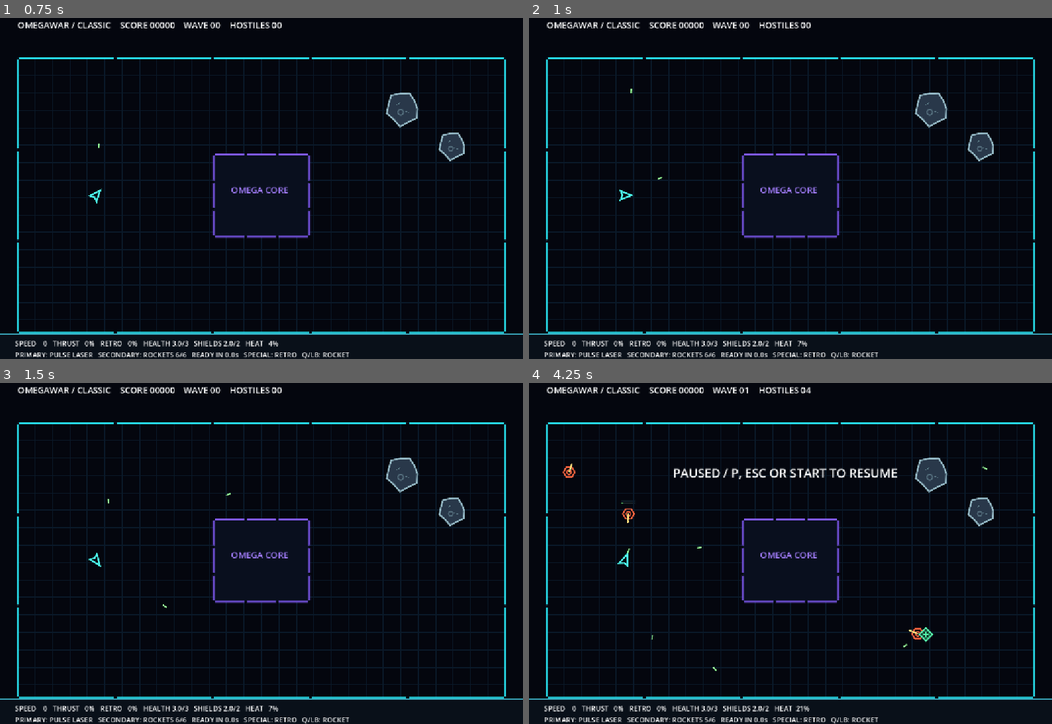
Above: before the commit, frames 1-4 (two rows, left to right).
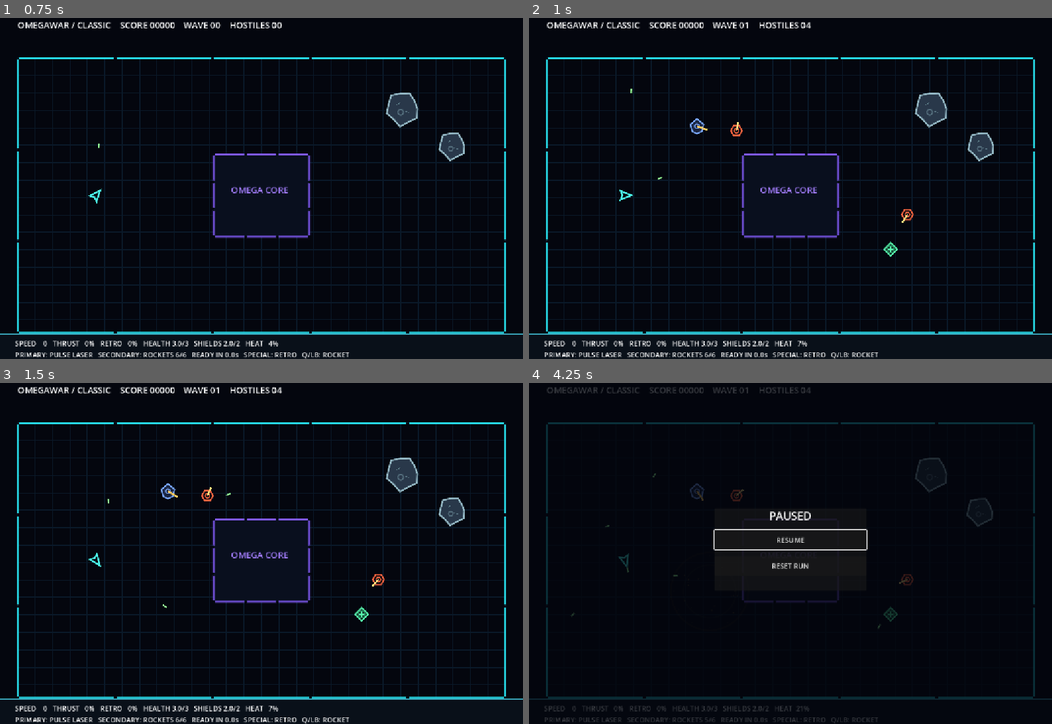
Above: after the commit, the same moments.

Repository: Jonty303/Project-OmegaWar
Game: Godot game, scene res://scenes/main.tscn
Same seed, same stepped clock (60 frames per second), same inputs: the game is played once before the commit and once after it.
Inputs (mouse positions are in pixels of both pictures, inside the frame that each line leads up to):
- Up to frame 1 (0.75 s): tap Enter (restart, bound only before the commit) at 0.5 s; move the mouse to (376, 168) at 0.52 s; hold D (turn_right) from 0.53 s (still down); hold Space (fire) from 0.53 s (still down); click (376, 168) at 0.67 s
- Up to frame 2 (1 s): keep holding D (turn_right); keep holding Space (fire)
- Up to frame 3 (1.5 s): release D (turn_right) at 1.25 s; release Space (fire) at 1.25 s; drag from (156, 567) to (235, 618) at 1.27 s
- Up to frame 4 (4.25 s): tap Enter (restart, bound only before the commit) at 2 s; move the mouse to (842, 471) at 2.02 s; hold D (turn_right) 2.03-2.75 s; hold Space (fire) 2.03-2.75 s; tap Q (fire_secondary) at 2.1 s; click (842, 471) at 2.17 s; drag from (764, 618) to (633, 498) at 2.77 s; move the mouse to (947, 601) at 3.52 s; hold A (turn_left) from 3.53 s (still down); hold Space (fire) from 3.53 s (still down); click (947, 601) at 3.67 s; tap P (pause_game) at 4.15 s

Frame 1 is identical in both runs. In frame 2, 0.3% of the frame differs, in the area x 30-74%, y 1-71%; in frame 3, 0.3%; in frame 4, 6.7%, in the area x 0-100%, y 1-100%.
Error after the commit: Parse Error: Identifier "is_homing" not declared in the current scope. (res://scripts/homing_missile.gd:16)

Commit message:
Add standoff missile drones, contact-detonating homing missiles and accessible pause reset menu

Diff:
--- a/scripts/game.gd
+++ b/scripts/game.gd
@@ -3,6 +3,8 @@
 const Arena = preload("res://scripts/arena.gd")
 const Ship = preload("res://scripts/ship.gd")
 const Enemy = preload("res://scripts/enemy.gd")
+const LongRangeDrone = preload("res://scripts/long_range_drone.gd")
+const HomingMissile = preload("res://scripts/homing_missile.gd")
 const RepairBot = preload("res://scripts/repair_bot.gd")
 const StatusBars = preload("res://scripts/status_bars.gd")
 const Projectile = preload("res://scripts/projectile.gd")
@@ -15,6 +17,7 @@
 var enemies: Array[Node2D] = []
 var shots: Array[Node2D] = []
 var rockets: Array[Node2D] = []
+var homing_missiles: Array[Node2D] = []
 var effects: Array[Node2D] = []
 var score := 0
 var wave := 0
@@ -28,6 +31,10 @@
 var hud := Label.new()
 var banner := Label.new()
 var status_hud := Label.new()
+var pause_menu_layer := CanvasLayer.new()
+var pause_menu_title := Label.new()
+var pause_resume_button := Button.new()
+var pause_reset_button := Button.new()
 
 func _ready() -> void:
 	bind_key("turn_left", [KEY_A, KEY_LEFT])
@@ -38,7 +45,7 @@
 	bind_key("fire_secondary", [KEY_Q])
 	bind_key("fire", [KEY_SPACE])
 	bind_key("pause_game", [KEY_P, KEY_ESCAPE])
-	bind_key("restart", [KEY_ENTER])
+	# Reset is intentionally available only as a button in the pause menu.
 	bind_pad_button("turn_left", [JOY_BUTTON_DPAD_LEFT])
 	bind_pad_button("turn_right", [JOY_BUTTON_DPAD_RIGHT])
 	bind_pad_button("thrust", [JOY_BUTTON_A, JOY_BUTTON_DPAD_UP])
@@ -47,7 +54,7 @@
 	bind_pad_button("fire_secondary", [JOY_BUTTON_LEFT_SHOULDER])
 	bind_pad_button("fire", [JOY_BUTTON_X, JOY_BUTTON_RIGHT_SHOULDER])
 	bind_pad_button("pause_game", [JOY_BUTTON_START])
-	bind_pad_button("restart", [JOY_BUTTON_Y])
+	# Do not bind Y to global reset; accidental mid-run resets are disabled.
 	bind_pad_axis("turn_left", JOY_AXIS_LEFT_X, -1.0)
 	bind_pad_axis("turn_right", JOY_AXIS_LEFT_X, 1.0)
 	bind_pad_axis("turn_left", JOY_AXIS_RIGHT_X, -1.0)
@@ -67,7 +74,62 @@
 	status_hud.position = Vector2(34, 752)
 	status_hud.add_theme_font_size_override("font_size", 16)
 	add_child(status_hud)
+	setup_pause_menu()
 	reset()
+
+func setup_pause_menu() -> void:
+	pause_menu_layer.layer = 10
+	add_child(pause_menu_layer)
+	var backdrop := ColorRect.new()
+	backdrop.color = Color(0.01, 0.02, 0.05, 0.79)
+	backdrop.set_anchors_and_offsets_preset(Control.PRESET_FULL_RECT)
+	backdrop.mouse_filter = Control.MOUSE_FILTER_STOP
+	pause_menu_layer.add_child(backdrop)
+
+	var centre := CenterContainer.new()
+	centre.set_anchors_and_offsets_preset(Control.PRESET_FULL_RECT)
+	backdrop.add_child(centre)
+	var panel := PanelContainer.new()
+	panel.custom_minimum_size = Vector2(350, 190)
+	centre.add_child(panel)
+	var stack := VBoxContainer.new()
+	stack.add_theme_constant_override("separation", 15)
+	panel.add_child(stack)
+	pause_menu_title.text = "PAUSED"
+	pause_menu_title.horizontal_alignment = HORIZONTAL_ALIGNMENT_CENTER
+	pause_menu_title.add_theme_font_size_override("font_size", 25)
+	stack.add_child(pause_menu_title)
+	pause_resume_button.text = "RESUME"
+	pause_resume_button.custom_minimum_size = Vector2(300, 45)
+	pause_resume_button.focus_mode = Control.FOCUS_ALL
+	pause_resume_button.pressed.connect(resume_from_menu)
+	stack.add_child(pause_resume_button)
+	pause_reset_button.text = "RESET RUN"
+	pause_reset_button.custom_minimum_size = Vector2(300, 45)
+	pause_reset_button.focus_mode = Control.FOCUS_ALL
+	pause_reset_button.pressed.connect(reset_from_menu)
+	stack.add_child(pause_reset_button)
+	pause_menu_layer.visible = false
+
+func set_paused(value: bool) -> void:
+	paused = value
+	pause_menu_layer.visible = value
+	if value:
+		pause_menu_title.text = "SHIP LOST" if game_over else "PAUSED"
+		pause_resume_button.disabled = game_over
+		if game_over:
+			pause_reset_button.grab_focus()
+		else:
+			pause_resume_button.grab_focus()
+	update_hud()
+
+func resume_from_menu() -> void:
+	if paused and not game_over:
+		set_paused(false)
+
+func reset_from_menu() -> void:
+	if paused:
+		reset()
 
 func bind_key(action: String, keys: Array) -> void:
 	if InputMap.has_action(action):
@@ -92,11 +154,12 @@
 	InputMap.action_add_event(action, event)
 
 func reset() -> void:
-	for entity in enemies + shots + rockets + effects:
+	for entity in enemies + shots + rockets + homing_missiles + effects:
 		entity.free()
 	enemies.clear()
 	shots.clear()
 	rockets.clear()
+	homing_missiles.clear()
 	effects.clear()
 	arena.reset_flashes()
 	arena.reset_asteroids()
@@ -113,17 +176,17 @@
 	game_over = false
 	dying = false
 	death_timer = 0.0
+	pause_menu_layer.visible = false
 	update_hud()
 
 func _unhandled_input(event: InputEvent) -> void:
 	if event is InputEventKey and event.is_echo():
 		return
-	if event.is_action_pressed("restart"):
-		reset()
-		get_viewport().set_input_as_handled()
-	elif event.is_action_pressed("pause_game") and not game_over:
-		paused = not paused
-		update_hud()
+	if event.is_action_pressed("pause_game"):
+		# The pause overlay owns Reset. After death it remains open until
+		# the user explicitly chooses Reset Run.
+		if not game_over or not paused:
+			set_paused(not paused)
 		get_viewport().set_input_as_handled()
 
 func _physics_process(delta: float) -> void:
@@ -139,6 +202,7 @@
 		if death_timer <= 0.0:
 			dying = false
 			game_over = true
+			set_paused(true)
 		update_hud()
 		return
 	ship.step(delta, arena)
@@ -153,13 +217,16 @@
 			enemy.step_support(delta, enemies, arena)
 		else:
 			enemy.step(delta, ship.position, arena)
-			# Only Local Drones have weapons. Their turret must be lined up.
 			if enemy.ready_to_fire(ship.position, arena):
-				spawn_shot(enemy.muzzle_position(), enemy.turret_direction() * 225.0, true)
+				if enemy.is_missile_drone:
+					launch_enemy_homing_missile(enemy)
+				else:
+					spawn_shot(enemy.muzzle_position(), enemy.turret_direction() * 225.0, true)
 				enemy.fired()
 	resolve_collisions()
 	step_shots(delta)
 	step_rockets(delta)
+	step_homing_missiles(delta)
 	# Weapon knockback and ramming can add impulses after ship.step.
 	ship.enforce_speed_limit()
 	if enemies.is_empty():
@@ -200,7 +267,7 @@
 		var correction := normal * ((minimum - distance) * 0.5 + 0.1)
 		if not arena.blocked(ship.position + correction, Ship.COLLISION_RADIUS):
 			ship.position += correction
-		if not arena.blocked(enemy.position - correction, Enemy.COLLISION_RADIUS):
+		if not arena.blocked(enemy.position - correction, enemy.COLLISION_RADIUS):
 			enemy.position -= correction
 		var closing_speed := maxf(0.0, -(ship.velocity - enemy.velocity).dot(normal))
 		if closing_speed <= 0.0:
@@ -232,10 +299,10 @@
 
 func defeat_enemy(index: int) -> void:
 	var enemy = enemies[index]
-	var tint := Color(0.25, 1.0, 0.55) if enemy.is_repair_bot else Color(1.0, 0.5, 0.25)
+	var tint := Color(0.25, 1.0, 0.55) if enemy.is_repair_bot else (Color(0.48, 0.66, 1.0) if enemy.is_missile_drone else Color(1.0, 0.5, 0.25))
 	spawn_debris(enemy.position, tint, 1.4, 16, 0.62)
 	arena.apply_blast(enemy.position, 320.0, 100.0)
-	score += 200 if enemy.is_repair_bot else 100
+	score += 200 if enemy.is_repair_bot else (150 if enemy.is_missile_drone else 100)
 	enemies.remove_at(index)
 	enemy.queue_free()
 
@@ -271,7 +338,7 @@
 							enemy.velocity += shot.velocity.normalized() * 30.0
 							var destroyed: bool = enemy.take_damage(shot.damage)
 							notify_drones_of_hit(enemy, shot.velocity)
-							var tint := Color(0.25, 1.0, 0.55) if enemy.is_repair_bot else Color(1.0, 0.5, 0.25)
+							var tint := Color(0.25, 1.0, 0.55) if enemy.is_repair_bot else (Color(0.48, 0.66, 1.0) if enemy.is_missile_drone else Color(1.0, 0.5, 0.25))
 							spawn_debris(shot.position, tint, 0.8)
 							hit_target = true
 							if destroyed:
@@ -284,6 +351,55 @@
 			shot.queue_free()
 		elif shot.lifetime <= 0.0 or shot.bounces_left <= 0 or shot.distance_travelled >= shot.max_range:
 			shot.begin_disintegrate()
+
+func launch_enemy_homing_missile(enemy: Node2D) -> void:
+	var origin: Vector2 = enemy.muzzle_position()
+	if arena.blocked(origin, HomingMissile.RADIUS):
+		return
+	var missile := HomingMissile.new()
+	missile.position = origin
+	missile.velocity = enemy.turret_direction() * HomingMissile.SPEED
+	missile.sync_visual_heading()
+	homing_missiles.append(missile)
+	add_child(missile)
+
+func step_homing_missiles(delta: float) -> void:
+	for index in range(homing_missiles.size() - 1, -1, -1):
+		var missile = homing_missiles[index]
+		missile.lifetime -= delta
+		missile.trail_time += delta
+		var detonate: bool = missile.lifetime <= 0.0 or missile.distance_travelled >= missile.max_range
+		if not detonate:
+			if ship.visible:
+				missile.steer(delta, ship.position)
+			var substeps: int = maxi(1, int(ceil(missile.velocity.length() * delta / 3.0)))
+			for substep in range(substeps):
+				var next: Vector2 = missile.position + missile.velocity * (delta / float(substeps))
+				# Missiles NEVER bounce: both the core and exterior walls
+				# count as barriers that trigger an immediate explosion.
+				if arena.blocked_static(next, missile.hit_radius) or arena.asteroid_at(next, missile.hit_radius) != null:
+					detonate = true
+					break
+				missile.distance_travelled += missile.position.distance_to(next)
+				missile.position = next
+				if missile.distance_travelled >= missile.max_range:
+					detonate = true
+					break
+				if ship.visible and missile.position.distance_to(ship.position) <= Ship.COLLISION_RADIUS + missile.hit_radius:
+					detonate = true
+					break
+				for enemy in enemies:
+					if missile.position.distance_to(enemy.position) <= enemy.COLLISION_RADIUS + missile.hit_radius:
+						detonate = true
+						break
+				if detonate:
+					break
+		if detonate:
+			detonate_rocket(missile)
+			homing_missiles.remove_at(index)
+			missile.queue_free()
+		else:
+			missile.queue_redraw()
 
 func fire_player_rocket() -> void:
 	var direction: Vector2 = Vector2.UP.rotated(ship.rotation)
@@ -438,14 +554,21 @@
 	wave += 1
 	waiting_for_wave = false
 	wave_delay = 0.0
-	# Small mixed wave: two to four sentries supported by one Repair Bot.
-	for i in range(randi_range(2, 4)):
+	# Early mixed waves: two to three sentries, one long-range missile
+	# variant and one support bot. Preserve the original 3-5 hostiles.
+	for i in range(randi_range(2, 3)):
 		var enemy := Enemy.new()
 		enemy.position = safe_position()
 		enemy.fire_timer = randf_range(1.5, 3.0)
 		enemy.turret_angle = randf_range(-PI, PI)
 		enemies.append(enemy)
 		add_child(enemy)
+
+	var standoff := LongRangeDrone.new()
+	standoff.position = safe_position(LongRangeDrone.COLLISION_RADIUS)
+	standoff.turret_angle = randf_range(-PI, PI)
+	enemies.append(standoff)
+	add_child(standoff)
 
 	var bot := RepairBot.new()
 	# Try to place support within reasonable distance of a drone.
@@ -489,12 +612,8 @@
 		ship.shields, ship.max_shields, ship.heat / ship.MAX_HEAT * 100.0,
 		ship.secondary.ammo, ship.secondary.MAX_AMMO, ship.secondary.cooldown
 	]
-	if dying:
+	if dying or paused or game_over:
 		banner.text = ""
-	elif game_over:
-		banner.text = "SHIP LOST / ENTER OR Y TO RESTART"
-	elif paused:
-		banner.text = "PAUSED / P, ESC OR START TO RESUME"
 	elif waiting_for_wave and wave > 0:
 		banner.text = "ARENA CLEAR / NEXT WAVE IN %.1f" % maxf(0.0, wave_delay)
 	else:
